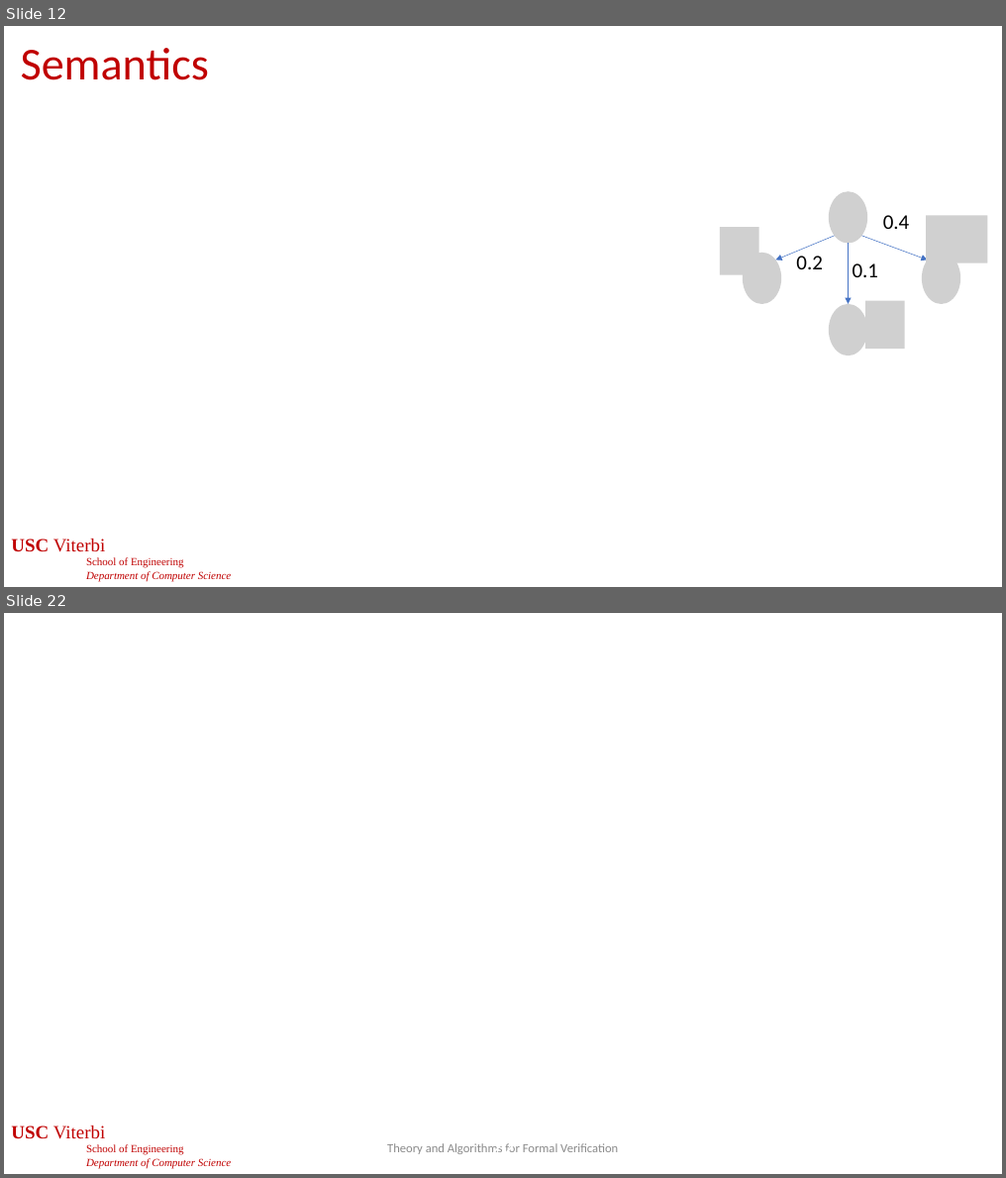
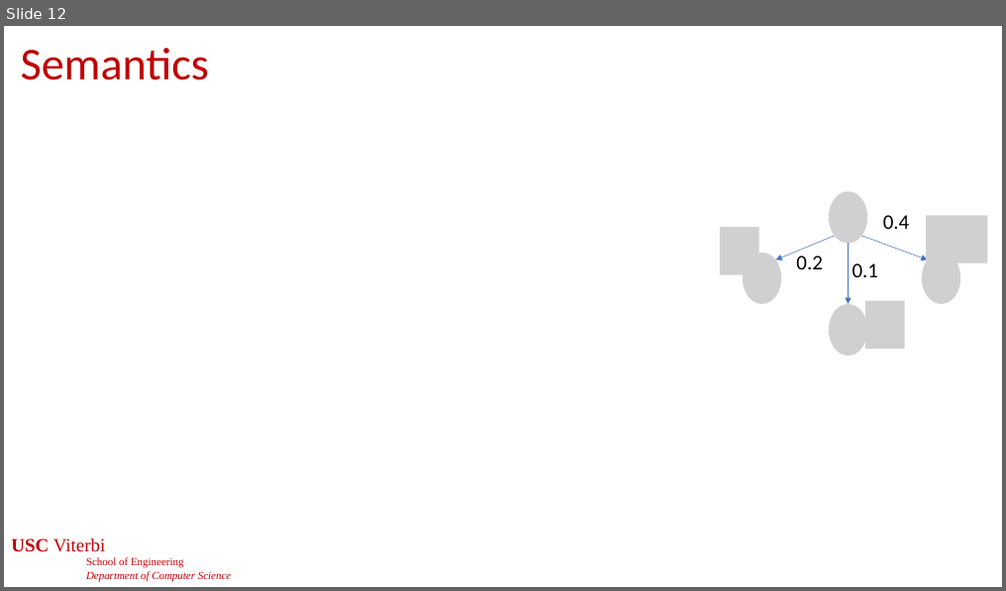
Before and after one commit to jdeshmukh/jdeshmukh.github.io, a slide deck: teaching/cs513-autocps-fall-2024/slides/ProbabilisticModels.pptx. Shown one above the other, each under a label of ours: slides 12 and 22 before the commit, slide 12 after it; the slides between them are not shown. The pictures are 1006x1178 and 1006x591 pixels, drawn with LibreOffice and Linux fonts; fonts in the diff are those of the drawing; grey boxes stand for pictures; background and template pictures are left out. Boxes give left, top, right and bottom in pixels: in the first picture for what was removed or moved away, otherwise in the second. Text is boxed around its words. In the diff, an @@ line names an element or a change of style, - is before the commit and + after.

```diff
--- a/teaching/cs513-autocps-fall-2024/slides/ProbabilisticModels.pptx
+++ b/teaching/cs513-autocps-fall-2024/slides/ProbabilisticModels.pptx
@@ slide 22 removed at box(4, 613, 1002, 1174), background #FFFFFF; not listed: 1 template element that a slide beside it also shows @@
@@ text removed at box(387, 1144, 618, 1155) @@
-Theory and Algorithms for Formal Verification
@@ page number removed at box(491, 1144, 517, 1153) @@
-22
```
Also in this commit, not shown: 1 slide changed, 22 other slides removed, 1 other file.
